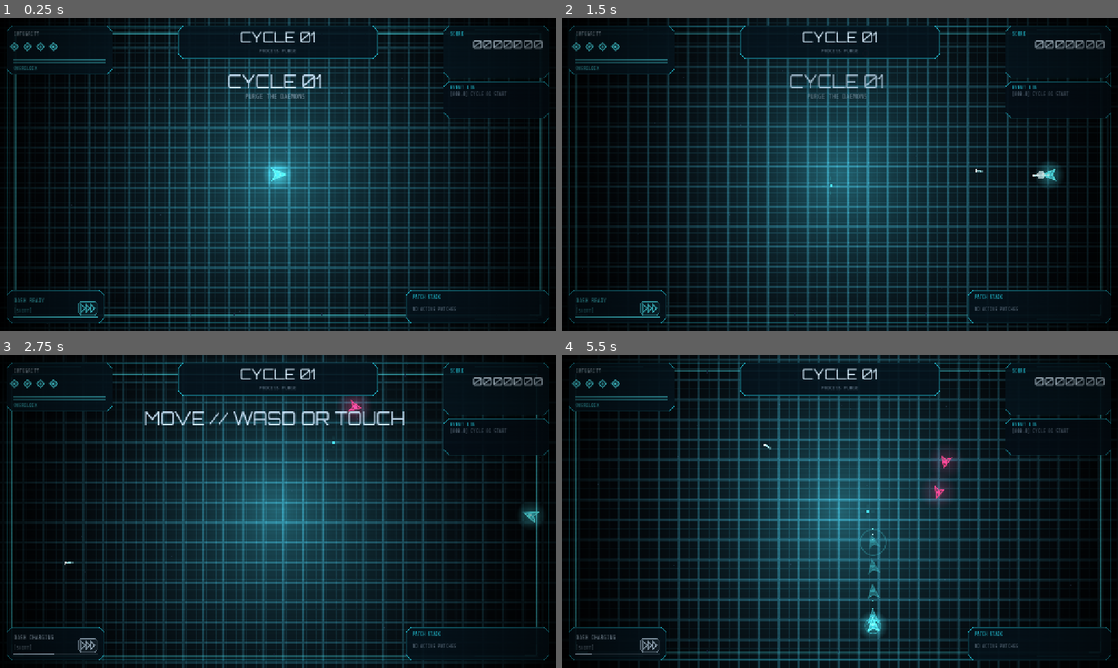
Above: before the commit, frames 1-4 (two rows, left to right).
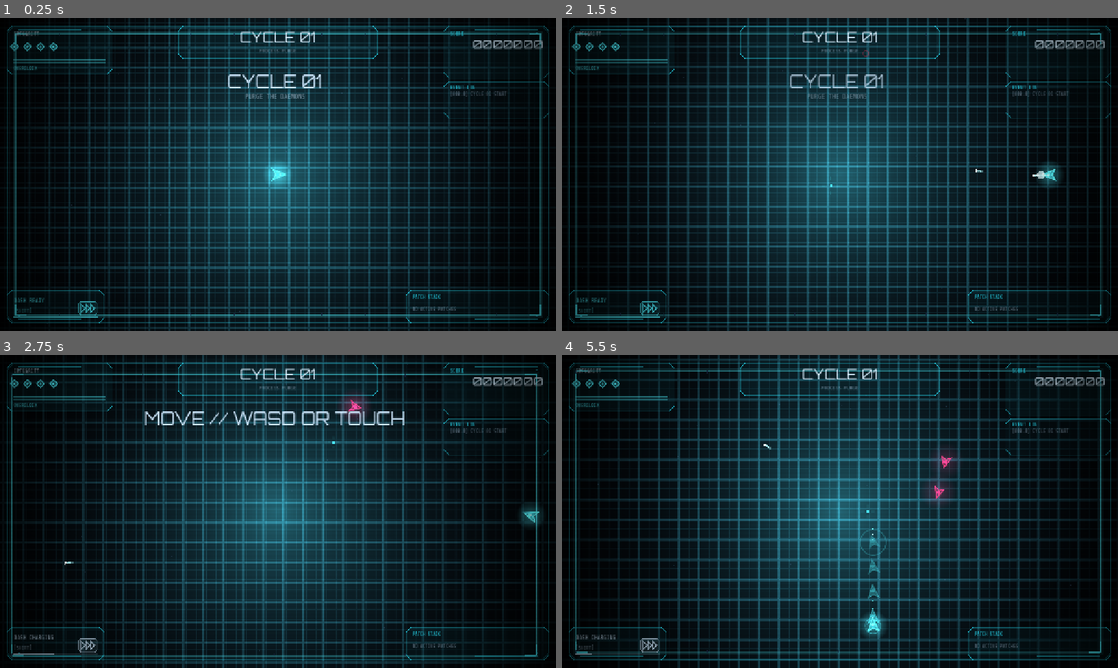
Above: after the commit, the same moments.

Repository: mafuzyk/kernel-panic
Game: Godot game, scene res://src/arena/arena.tscn
The game is run twice, just before and just after one commit, with the same random seed, the same clock (stepped at 60 frames per second) and the same inputs. This scene is started directly instead of the project's main scene.
Inputs (mouse positions are in pixels of both pictures, inside the frame that each line leads up to):
- Up to frame 1 (0.25 s): no input
- Up to frame 2 (1.5 s): tap Enter (confirm) at 0.5 s; move the mouse to (962, 158) at 0.52 s; hold D (move_right) 0.53-1.25 s; tap Space (dash) at 0.6 s; click (962, 158) at 0.67 s; drag from (728, 190) to (1034, 174) at 1.27 s
- Up to frame 3 (2.75 s): move the mouse to (333, 442) at 2.02 s; hold D (move_right) from 2.03 s (still down); hold Enter (confirm) from 2.03 s (still down); tap Space (dash) at 2.3 s
- Up to frame 4 (5.5 s): release D (move_right) at 2.75 s; release Enter (confirm) at 2.75 s; drag from (812, 574) to (1095, 514) at 2.77 s; move the mouse to (1006, 558) at 3.52 s; press the mouse at (1006, 558) at 3.53 s; hold A (move_left) 3.53-4.25 s; tap Space (dash) at 3.8, 5.3 s; release the mouse at (1006, 558) at 4.25 s; drag from (673, 464) to (878, 505) at 4.27 s; move the mouse to (867, 511) at 5.02 s; hold S (move_down) from 5.03 s (still down); tap 1 at 5.1 s; click (867, 511) at 5.17 s

The runs differ from the first frame. In frame 1, 3.1% of the frame differs, in the area x 1-99%, y 2-98%; in frame 2, 2.6%; in frame 3, 2.2%; in frame 4, 2.5%.
Error in both runs: Invalid access to property or key 'time' on a base object of type 'Dictionary'. (res://src/arena/arena.gd:1647)

Commit message:
fix: render combat hud panels as faint outlined fills

Diff:
--- a/src/autoload/dev_harness.gd
+++ b/src/autoload/dev_harness.gd
@@ -381,6 +381,7 @@
 	await _task5_test(arena2)
 	await _task6_test(arena2)
 	await _task9_test(arena2)
+	await _hud_style_test(arena2)
 	await _systems_test(arena2)
 	await _debug_controls_test(arena2)
 	await _story_test(arena2)
@@ -2572,6 +2573,21 @@
 		child.queue_free()
 	await _ticks(3)
 
+func _hud_style_test(_arena: Arena) -> void:
+	print("AT_STEP hud_style")
+	var tui_script: Script = load("res://src/ui/tactical_ui.gd")
+	var tui = tui_script.new() if tui_script != null else null
+	_check(tui != null and tui.has_method("panel_fill_color"), "tactical ui exposes panel_fill_color")
+	if tui == null or not tui.has_method("panel_fill_color"):
+		return
+	var combat_fill: Color = tui.call("panel_fill_color", true)
+	var menu_fill: Color = tui.call("panel_fill_color", false)
+	_check(combat_fill.a <= 0.08, "combat panel fill stays faint (alpha <= 0.08)")
+	_check(combat_fill.a >= 0.04, "combat panel fill keeps a visible tint (alpha >= 0.04)")
+	_check(menu_fill.is_equal_approx(TacticalUI.PANEL), "non-combat surfaces keep the opaque PANEL fill")
+	var hud_script: Script = load("res://src/ui/hud.gd")
+	_check(str(hud_script.source_code).contains("panel_fill_color(combat)"), "combat hud panels draw with the faint combat fill")
+
 func _story_test(arena: Arena) -> void:
 	print("AT_STEP story")
 	var story_script: Script = load("res://src/story/story_data.gd")
--- a/src/ui/hud.gd
+++ b/src/ui/hud.gd
@@ -392,9 +392,9 @@
 		_boss_bar(f)
 	_draw_patch_tooltip(f)
 
-func _draw_angular_panel(rect: Rect2, color: Color, fill_alpha: float = 0.08) -> void:
+func _draw_angular_panel(rect: Rect2, color: Color, fill_alpha: float = 0.08, combat: bool = false) -> void:
 	var points := TacticalUIHelper.angular_points(rect, minf(12.0, rect.size.y * 0.22))
-	draw_colored_polygon(points, TacticalUIHelper.PANEL)
+	draw_colored_polygon(points, TacticalUIHelper.panel_fill_color(combat))
 	draw_colored_polygon(points, Color(color.r, color.g, color.b, fill_alpha))
 	var outline := points.duplicate()
 	outline.append(points[0])
@@ -417,11 +417,11 @@
 	var score_rect: Rect2 = layout["score"]
 	var dash_rect: Rect2 = layout["dash"]
 	var patch_rect: Rect2 = layout["patches"]
-	_draw_angular_panel(integrity_rect, TacticalUIHelper.CYAN, 0.055)
-	_draw_angular_panel(encounter_rect, TacticalUIHelper.CYAN, 0.045)
-	_draw_angular_panel(score_rect, TacticalUIHelper.CYAN, 0.055)
-	_draw_angular_panel(dash_rect, TacticalUIHelper.CYAN, 0.045)
-	_draw_angular_panel(patch_rect, TacticalUIHelper.CYAN, 0.045)
+	_draw_angular_panel(integrity_rect, TacticalUIHelper.CYAN, 0.055, true)
+	_draw_angular_panel(encounter_rect, TacticalUIHelper.CYAN, 0.045, true)
+	_draw_angular_panel(score_rect, TacticalUIHelper.CYAN, 0.055, true)
+	_draw_angular_panel(dash_rect, TacticalUIHelper.CYAN, 0.045, true)
+	_draw_angular_panel(patch_rect, TacticalUIHelper.CYAN, 0.045, true)
 	draw_string(f, integrity_rect.position + Vector2(16.0, 22.0), "INTEGRITY", HORIZONTAL_ALIGNMENT_LEFT, integrity_rect.size.x - 32.0, 12, TacticalUIHelper.TEXT)
 	var cycle_label := "CYCLE %02d" % Game.wave
 	draw_string(_score_font, encounter_rect.position + Vector2(0.0, 30.0 if compact else 38.0), cycle_label, HORIZONTAL_ALIGNMENT_CENTER, encounter_rect.size.x, 24 if compact else 32, TacticalUIHelper.TEXT)
@@ -431,7 +431,7 @@
 	draw_string(_score_font, score_rect.position + Vector2(14.0, 52.0), "%07d" % _score, HORIZONTAL_ALIGNMENT_RIGHT, score_rect.size.x - 28.0, 24 if compact else 28, TacticalUIHelper.TEXT)
 	if event_log_visible():
 		var event_rect := Rect2(score_rect.position.x, score_rect.end.y + 8.0, score_rect.size.x, 84.0)
-		_draw_angular_panel(event_rect, TacticalUIHelper.CYAN, 0.025)
+		_draw_angular_panel(event_rect, TacticalUIHelper.CYAN, 0.025, true)
 		var event_y := event_rect.position.y + 18.0
 		draw_string(f, Vector2(score_rect.position.x + 14.0, event_y), "EVENT LOG", HORIZONTAL_ALIGNMENT_LEFT, score_rect.size.x - 28.0, 12, TacticalUIHelper.CYAN)
 		for line in visible_event_lines():
--- a/src/ui/tactical_ui.gd
+++ b/src/ui/tactical_ui.gd
@@ -3,6 +3,7 @@
 
 const BG := Color("050914")
 const PANEL := Color(0.015, 0.035, 0.07, 0.90)
+const COMBAT_FILL := Color(0.015, 0.035, 0.07, 0.06)
 const CYAN := Color("28e7ff")
 const TEXT := Color("d9efff")
 const MUTED := Color(0.68, 0.78, 0.88, 0.62)
@@ -98,3 +99,6 @@
 		chosen -= 1
 	var height := wrapped_height(font, text, width, chosen)
 	return {"font_size": chosen, "height": height, "fits": height <= height_cap}
+
+static func panel_fill_color(combat: bool) -> Color:
+	return COMBAT_FILL if combat else PANEL
